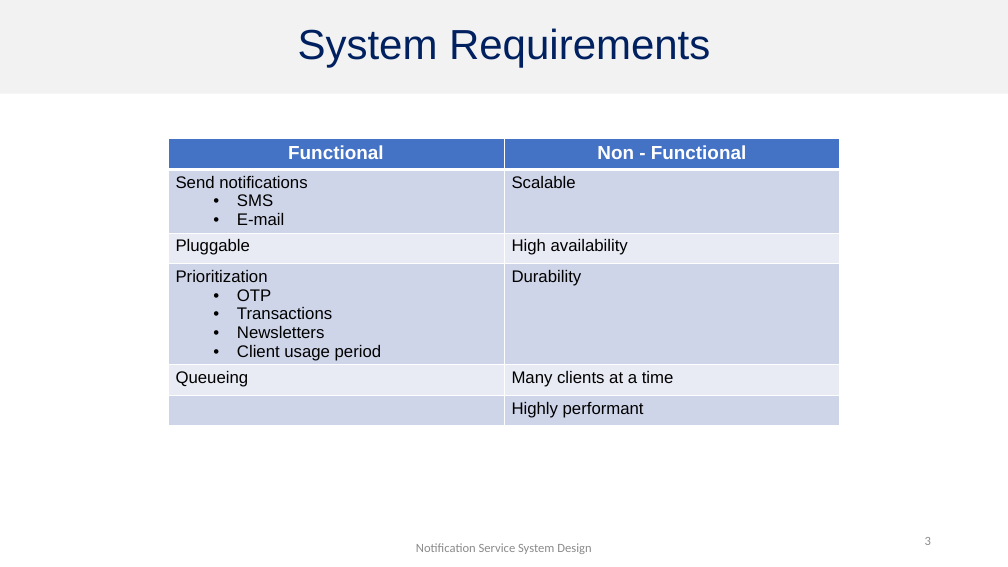
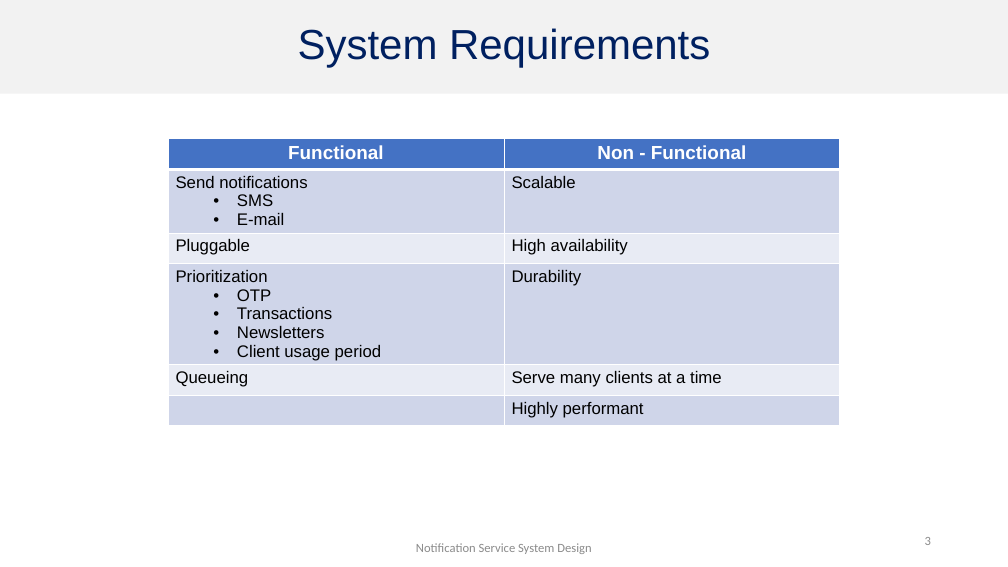
Before and after one commit to ab0vethesky/Notification-Service, a slide deck: slide 3 of Notification Service System Design.pptx. Drawn at 1008x567 pixels with LibreOffice and Linux fonts; fonts in the diff are those of the drawing. Boxes give left, top, right and bottom in pixels: in the first picture for what was removed or moved away, otherwise in the second. Text is boxed around its words. In the diff, an @@ line names an element or a change of style, - is before the commit and + after.

```diff
--- a/Notification Service System Design.pptx
+++ b/Notification Service System Design.pptx
@@ table at <box>168,139,839,439</box> @@
-row 5, column 2: Many clients at a time
+row 5, column 2: Serve many clients at a time
```
Also in this commit, not shown: 6 other slides changed, 1 slide added, 1 slide removed.
